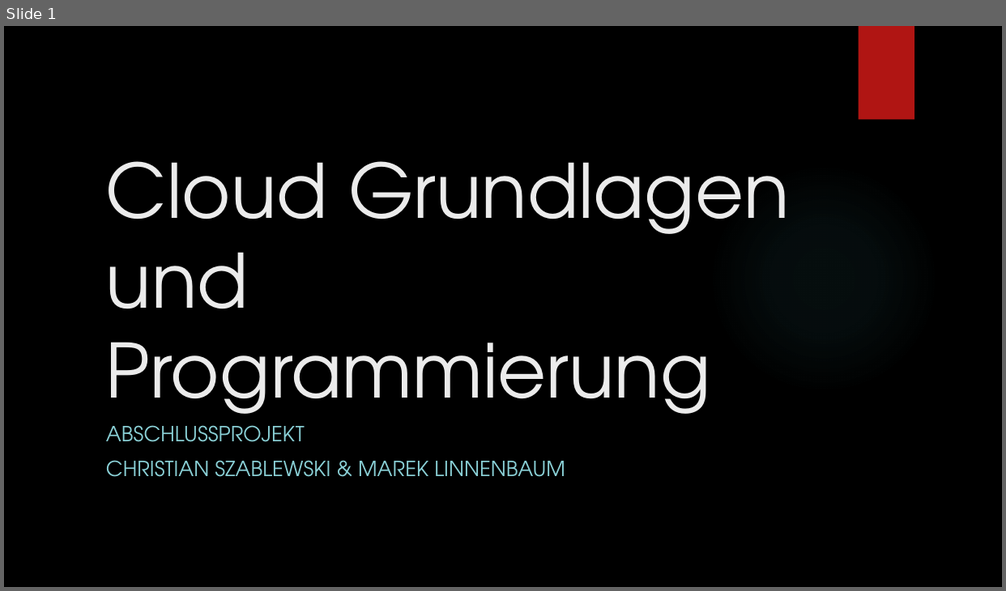
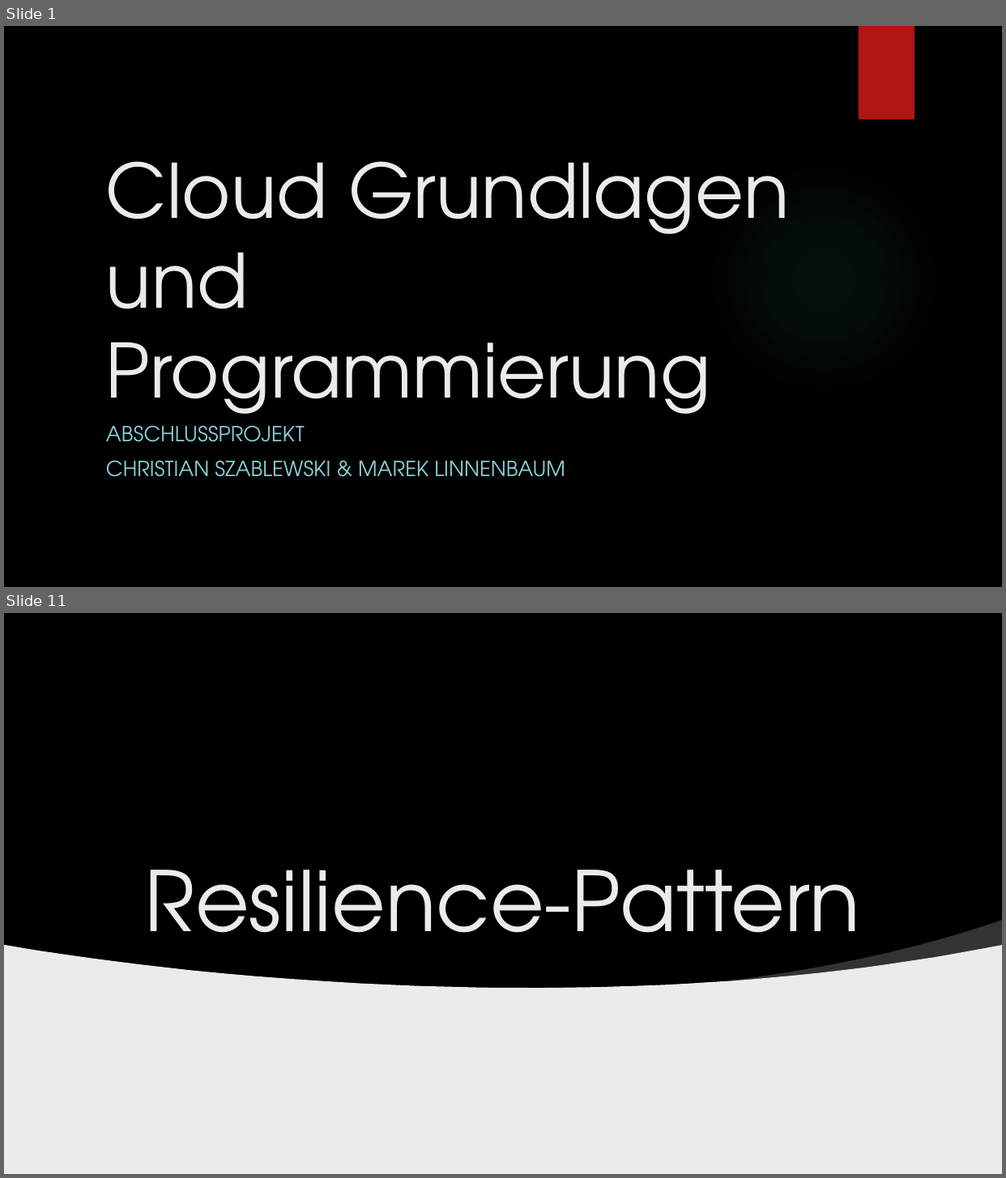
Before and after one commit to der10pm/gca, a slide deck: GCA_Abschlusspraesi_Szablewski_Linnenbaum.pptx. Shown one above the other, each under a label of ours: slide 1 before the commit, slides 1 and 11 after it; the slides between them are not shown. The pictures are 1006x591 and 1006x1178 pixels, drawn with LibreOffice and Linux fonts; fonts in the diff are those of the drawing; grey boxes stand for pictures; background and template pictures are left out. Boxes give left, top, right and bottom in pixels: in the first picture for what was removed or moved away, otherwise in the second. Text is boxed around its words. In the diff, an @@ line names an element or a change of style, - is before the commit and + after.

```diff
--- a/GCA_Abschlusspraesi_Szablewski_Linnenbaum.pptx
+++ b/GCA_Abschlusspraesi_Szablewski_Linnenbaum.pptx
@@ slide 11 added at [4, 613, 1002, 1174], background picture (left out) @@
@@ rectangle added at [4, 613, 1002, 1000], fill #000000 @@
@@ picture added at [659, 613, 790, 707] @@
@@ rectangle added at [859, 613, 914, 707], fill #B01513 @@
@@ picture added at [4, 832, 334, 1174] @@
@@ picture added at [4, 850, 128, 1043] @@
@@ title added at [145, 870, 861, 970], 80 pt, text #EBEBEB @@
+Resilience-Pattern
@@ freeform shape added at [718, 921, 1002, 988], fill #FFFFFF at 20% opacity @@
@@ freeform shape added at [4, 945, 1002, 1174], fill #EBEBEB @@
@@ picture added at [709, 1112, 790, 1174] @@
```
Also in this commit, not shown: 10 other slides added, 1 slide removed.
